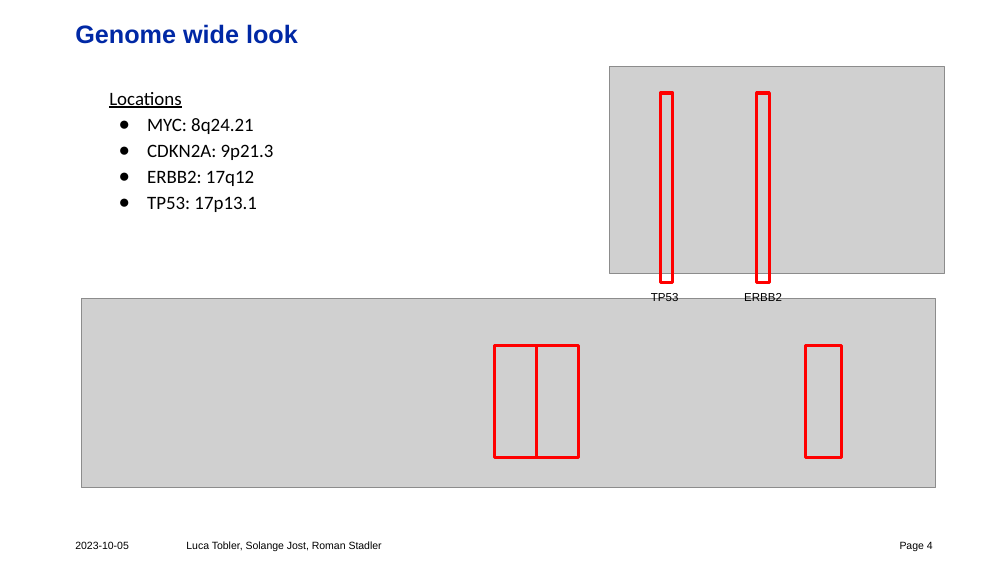
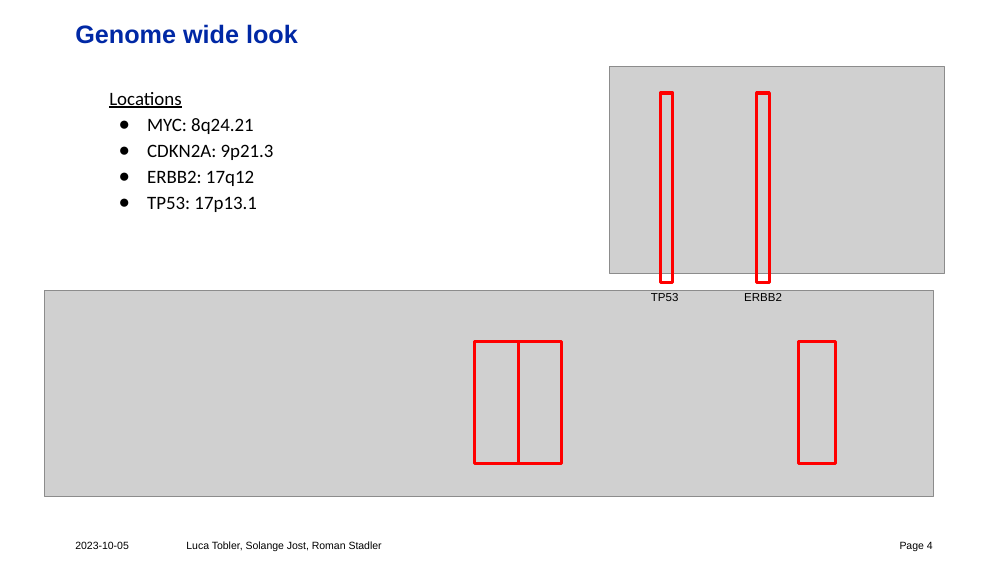
Before and after one commit to compbiozurich/UZH-BIO392, a slide deck: slide 4 of course-results/2023/Roman Stadler/survivial/BIO392 Nervous System Neoplasm.pptx. Drawn at 1008x567 pixels with LibreOffice and Linux fonts; fonts in the diff are those of the drawing; grey boxes stand for pictures. Boxes give left, top, right and bottom in pixels: in the first picture for what was removed or moved away, otherwise in the second. Text is boxed around its words. In the diff, an @@ line names an element or a change of style, - is before the commit and + after.

```diff
--- a/course-results/2023/Roman Stadler/survivial/BIO392 Nervous System Neoplasm.pptx
+++ b/course-results/2023/Roman Stadler/survivial/BIO392 Nervous System Neoplasm.pptx
@@ picture: place and size @@
-picture at box(82, 299, 936, 488)
+picture at box(45, 291, 935, 497)
@@ rectangle: place and size @@
-rectangle at box(495, 346, 537, 457)
+rectangle at box(475, 342, 519, 464)
@@ rectangle: place and size @@
-rectangle at box(537, 346, 578, 457)
+rectangle at box(519, 342, 563, 464)
@@ rectangle: place and size @@
-rectangle at box(806, 346, 842, 457)
+rectangle at box(799, 342, 836, 464)
```
Also in this commit, not shown: 5 other slides changed, 2 other files.
